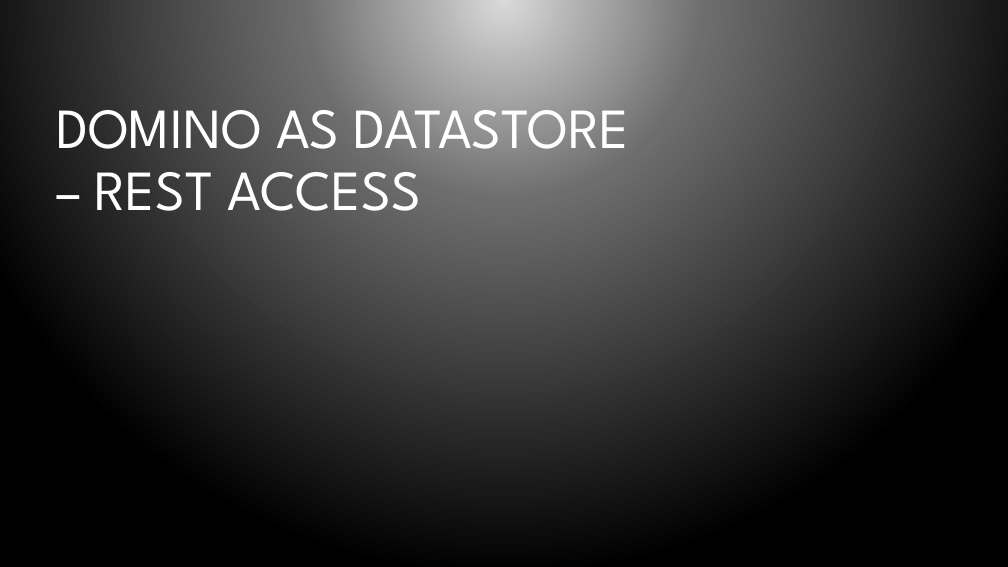
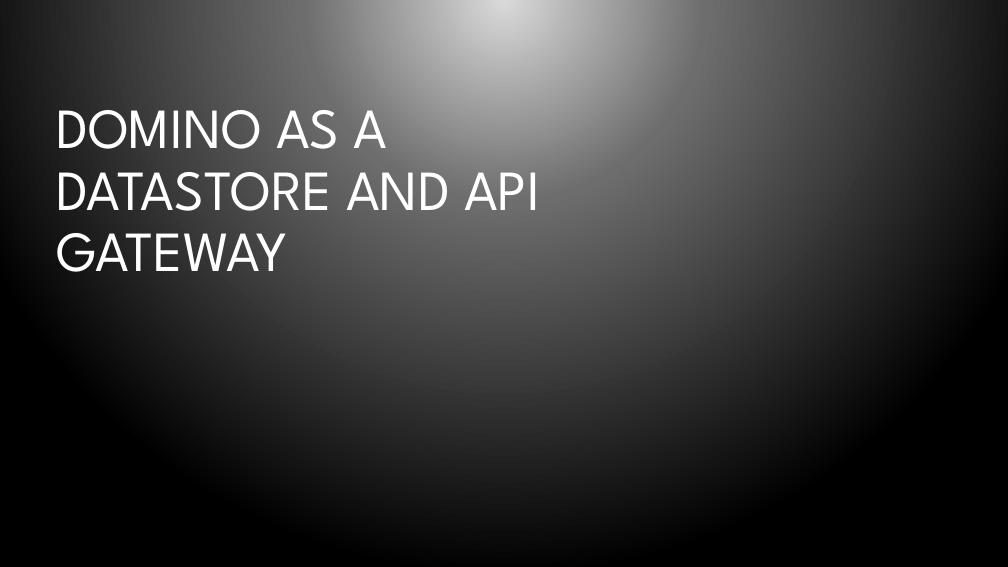
Before and after one commit to bleedingcode/domino-js-masterclass, a slide deck: slide 11 of presentation/8598 Domino and JS.pptx. Drawn at 1008x567 pixels with LibreOffice and Linux fonts; fonts in the diff are those of the drawing; background and template pictures are left out. Boxes give left, top, right and bottom in pixels: in the first picture for what was removed or moved away, otherwise in the second. Text is boxed around its words. In the diff, an @@ line names an element or a change of style, - is before the commit and + after.

```diff
--- a/presentation/8598 Domino and JS.pptx
+++ b/presentation/8598 Domino and JS.pptx
@@ title at [56, 110, 540, 272]: text changed @@
-DOMINO AS DATASTORE – REST ACCESS
+DOMINO AS A DATASTORE AND API GATEWAY
```
Also in this commit, not shown: 19 other slides changed.
